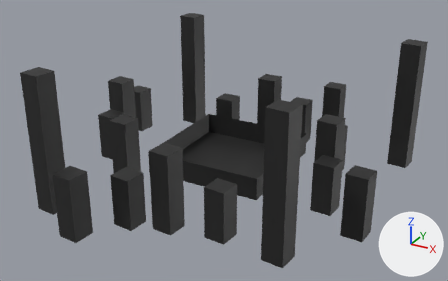
What one commit did to the Blender file source_assets/floor.blend.
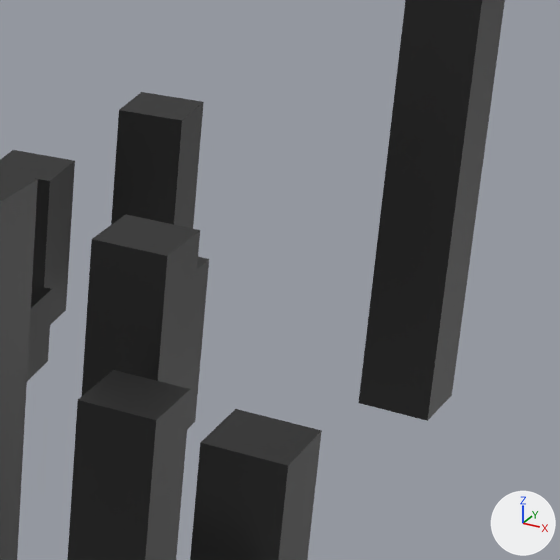
There are two pictures of each version: one whole from a 50 mm lens placed at (27.7, -51.6, 28.1), pointed at (0.5, -2.2, 3.4), one close up on the part from 65% to 98% of the width and 20% to 73% of the height. The axes (+X, +Y, +Z) are drawn at lower right. The lights are the same throughout.
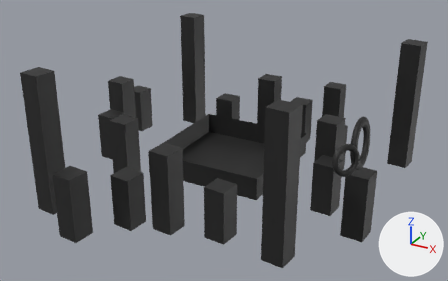
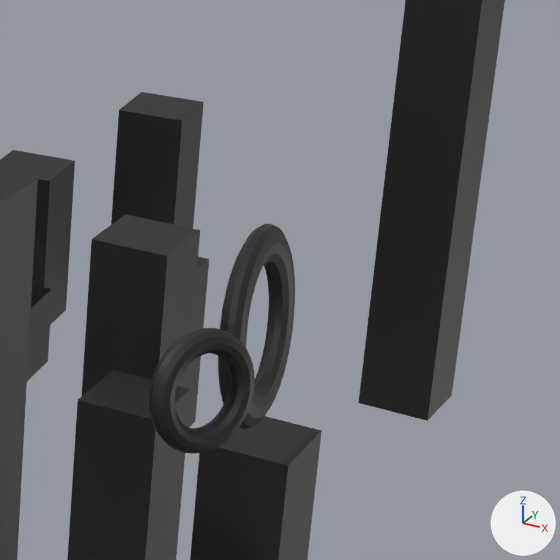
Pixel boxes (x1, y1, x2, y2) of what changed, in the close-ups (560 x 560 px):
part 1 of me_cube, added (black)
    after: (149, 328, 255, 454)
part 2 of me_cube, added (black)
    after: (218, 224, 295, 429)

What the commit changed:
me_cube is used by ob_cube; location (0.0, 0.0, 0.0).
me_cube had 168 vertices, 125 faces and spanned x -16.4..16.5, y -18.4..15.9, z -1.0..12.2.
me_cube now has 1320 vertices, 1277 faces and spans x -16.4..16.5, y -18.4..15.9, z -1.0..12.2.
me_cube part 1: a new loose piece of 576 vertices spanning x 14.8..16.4, y -12.1..-9.9, z 7.2..9.6, in mat_material_001 (picture img_floor_t_png).
me_cube part 2: a new loose piece of 576 vertices spanning x 15.2..16.0, y -9.7..-5.4, z 6.3..10.5, in mat_material_001 (picture img_floor_t_png).
